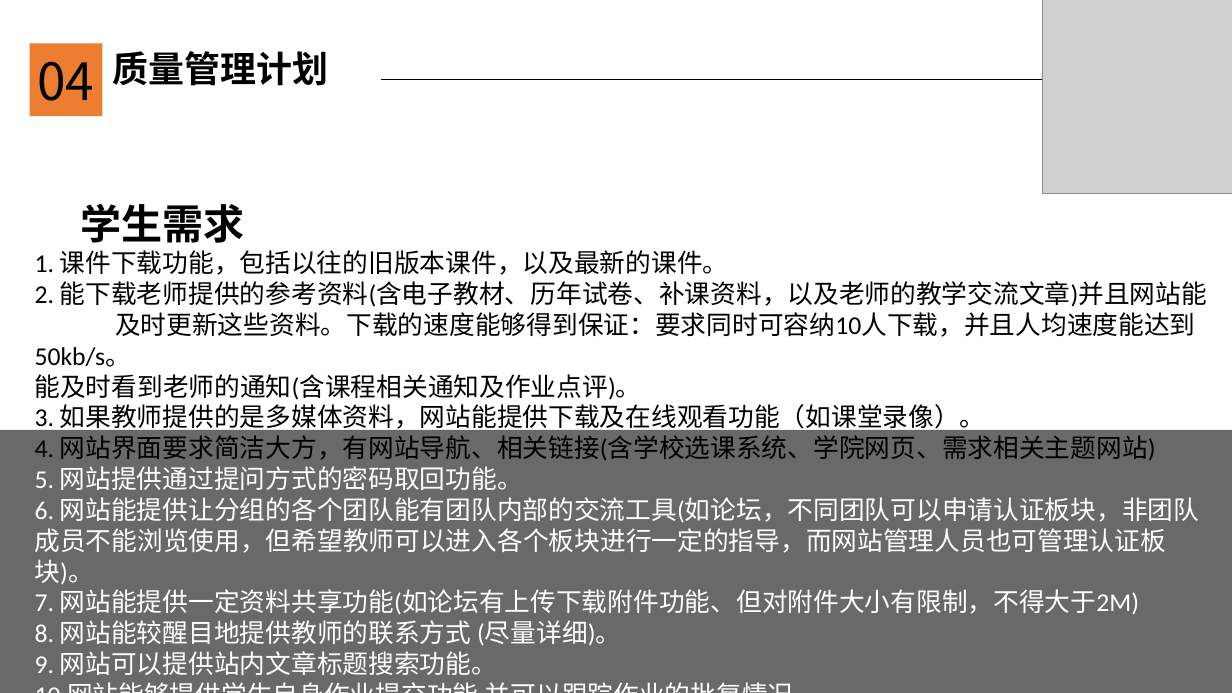
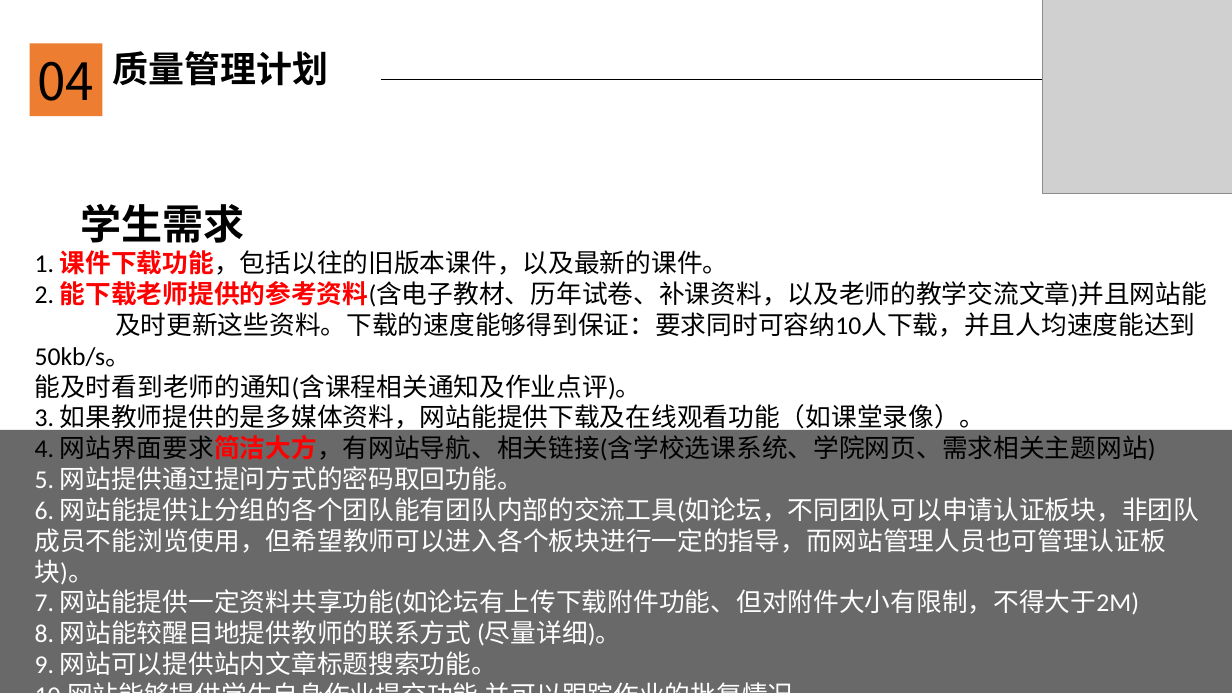
Before and after one commit to JanHonan/store, a slide deck: slide 7 of G2/软件工程系列课程教学辅助网站/非受控文档/陈金润/PRD-G2-需求工程计划ppt.pptx. Drawn at 1232x693 pixels with LibreOffice and Linux fonts; fonts in the diff are those of the drawing; grey boxes stand for pictures; background and template pictures are left out. Boxes give left, top, right and bottom in pixels: in the first picture for what was removed or moved away, otherwise in the second. Text is boxed around its words. In the diff, an @@ line names an element or a change of style, - is before the commit and + after.

Commit message:
简浩男2017-11-2 修改需求工程计划ppt

```diff
--- a/G2/软件工程系列课程教学辅助网站/非受控文档/陈金润/PRD-G2-需求工程计划ppt.pptx
+++ b/G2/软件工程系列课程教学辅助网站/非受控文档/陈金润/PRD-G2-需求工程计划ppt.pptx
@@ text at bbox=[35, 250, 1207, 460]: text colour #000000 to #FF0000, bold on in "课件下载功能，包括以往的旧版本课件，以及最新的课件。", "能下载老师提供的参考资料(含电子教材、历年试卷、补课资料，以及老师的教学交流文章)并且网站能", "网站界面要求简洁大方，有网站导航、相关链接(含学校选课系统、学院网页、需求相关主题网站)" @@
```
Also in this commit, not shown: 5 other slides changed, 3 slides added.
